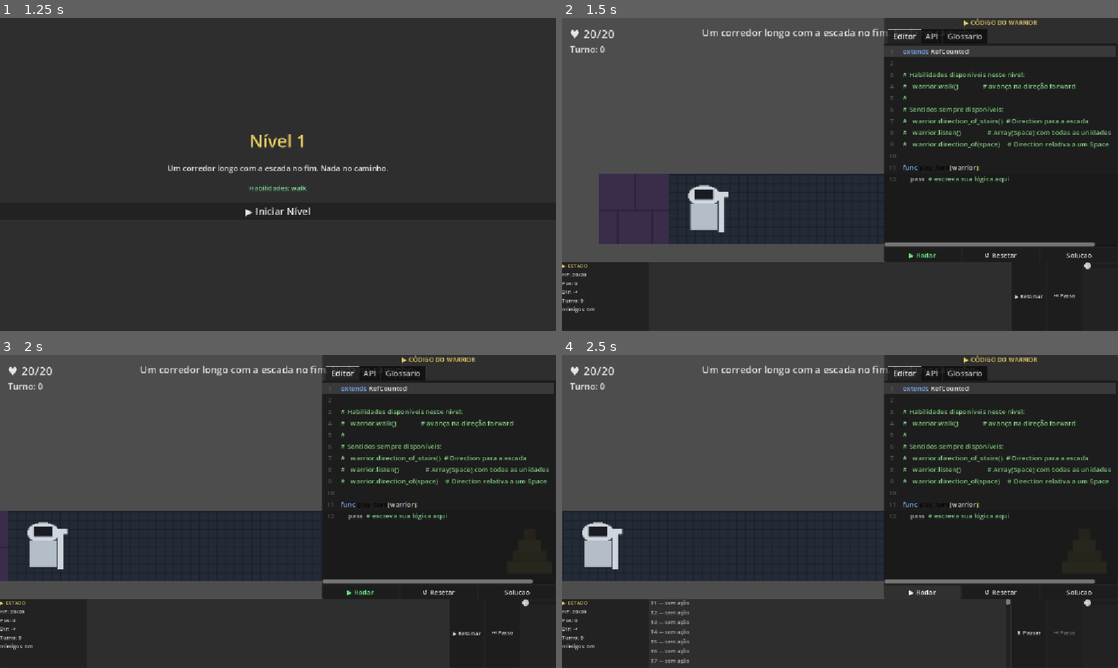
Above: before the commit, frames 1-4 (two rows, left to right).
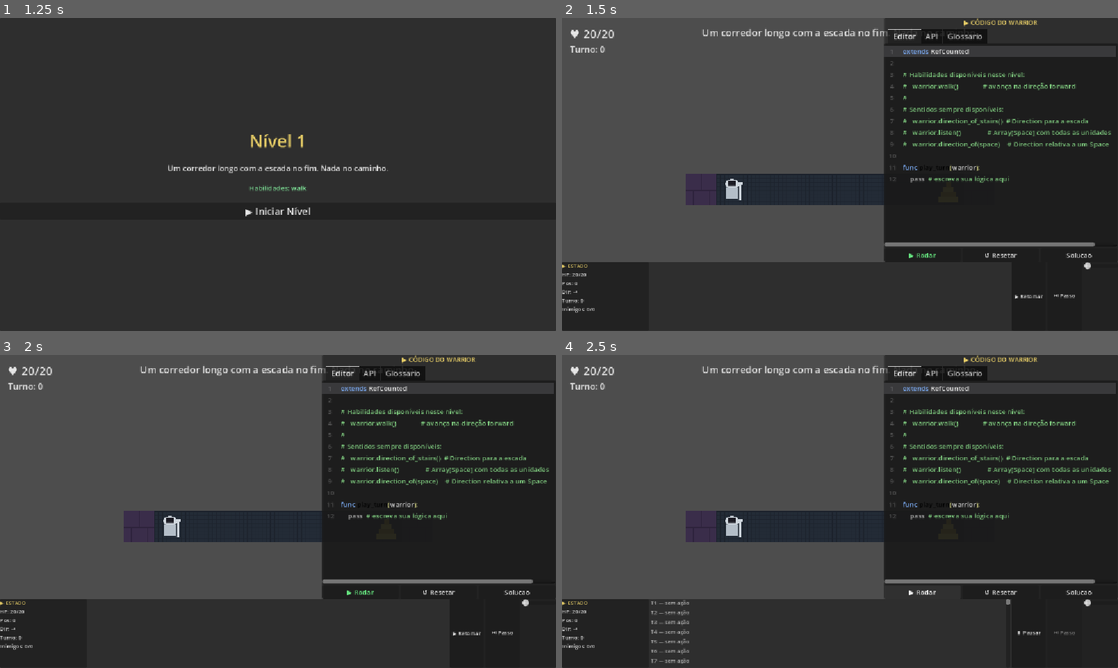
Above: after the commit, the same moments.

Repository: navegar-sistemas/dojo
Game: Godot game, scene res://scenes/main_menu.tscn
Two runs of this game, one before a commit and one after it. Both use one fixed random seed, a clock stepped at 60 frames per second and the inputs below.
Inputs:
- Up to frame 1 (1.25 s): click "▶ Iniciar" at 0.5 s
- Up to frame 2 (1.5 s): click "▶ Iniciar Nível" at 1.25 s
- Up to frame 3 (2 s): no input
- Up to frame 4 (2.5 s): click "▶ Rodar" at 2 s

Frame 1 is identical in both runs. In frame 2, 8.6% of the frame differs, in the area x 6-58%, y 49-73%; in frame 3, 9.7%; in frame 4, 9.7%, in the area x 0-58%, y 49-73%.

Commit message:
feat(011): CameraFollowController — câmera fluida com dead-zone, lookahead e modo estático
- camera_follow_controller.gd (novo): trilha warrior por frame (_process) com dead-zone (32px), lookahead com histerese (96px lead, 32px threshold para inversão), suavização por lerp e limites Camera2D para clamp automático; zoom sempre 1:1; modo estático-centrado quando nível ≤ viewport
- dungeon_view.gd: remove _fit_camera e snap pós-animação; cria e gerencia CameraFollowController em _ready/_init_camera
- test/presentation/test_camera_follow_controller.gd (novo): 13 testes GUT cobrindo T-110 a T-113 (acompanhamento, dead-zone, histerese, zoom 1:1, limites, modo estático)
178/178 verde, zero warnings

Diff:
--- /dev/null
+++ b/godot/42warrior/src/presentation/camera_follow_controller.gd
@@ -0,0 +1,77 @@
+class_name CameraFollowController
+extends Node
+
+## Dead-zone half-width in pixels: camera doesn't scroll while warrior is within this distance.
+@export var dead_zone_half_w: float = 32.0
+## How far (px) the camera leads in the direction of movement.
+@export var lookahead_px: float = 96.0
+## Warrior must move this far (px) in the opposite direction before lookahead side flips.
+@export var hysteresis_px: float = 32.0
+## Camera lerp speed toward desired position (higher = snappier follow).
+@export var smooth_speed: float = 6.0
+
+## Exposed for tests: warrior position tracked last frame.
+var target_position: Vector2 = Vector2.ZERO
+## Exposed for tests: current committed lookahead direction (-1, 0 or +1).
+var current_lookahead_dir: float = 0.0
+
+var _camera: Camera2D
+var _get_warrior_pos: Callable
+var _static_mode: bool = true
+var _lookahead_dir: float = 0.0
+var _anchor_x: float = 0.0
+
+
+func initialize(
+	camera: Camera2D, level_width_px: float, viewport_size: Vector2, get_warrior_pos: Callable
+) -> void:
+	_camera = camera
+	_get_warrior_pos = get_warrior_pos
+	_static_mode = level_width_px <= viewport_size.x
+
+	camera.zoom = Vector2.ONE
+	camera.position_smoothing_enabled = false
+	camera.limit_left = 0
+	camera.limit_right = int(level_width_px)
+	camera.limit_top = -int(viewport_size.y)
+	camera.limit_bottom = int(viewport_size.y)
+
+	var initial_x: float
+	if _static_mode:
+		initial_x = level_width_px * 0.5
+	else:
+		var wp: Vector2 = get_warrior_pos.call()
+		initial_x = wp.x
+
+	camera.global_position = Vector2(initial_x, 0.0)
+	target_position = camera.global_position
+	_anchor_x = initial_x
+	_lookahead_dir = 0.0
+	current_lookahead_dir = 0.0
+
+
+func _process(delta: float) -> void:
+	if _camera == null or _static_mode:
+		return
+	var warrior_pos: Vector2 = _get_warrior_pos.call()
+	if warrior_pos == Vector2.ZERO:
+		return
+	_follow(warrior_pos, delta)
+
+
+func _follow(warrior_pos: Vector2, delta: float) -> void:
+	target_position = warrior_pos
+
+	var dx := warrior_pos.x - _anchor_x
+	if absf(dx) > hysteresis_px:
+		_lookahead_dir = signf(dx)
+		_anchor_x = warrior_pos.x
+	current_lookahead_dir = _lookahead_dir
+
+	var cam_x := _camera.global_position.x
+	var warrior_dist := warrior_pos.x - cam_x
+
+	if absf(warrior_dist) > dead_zone_half_w:
+		var target_x := warrior_pos.x + _lookahead_dir * lookahead_px
+		var new_x := lerpf(cam_x, target_x, minf(1.0, delta * smooth_speed))
+		_camera.global_position = Vector2(new_x, 0.0)
--- a/godot/42warrior/src/presentation/dungeon_view.gd
+++ b/godot/42warrior/src/presentation/dungeon_view.gd
@@ -9,6 +9,7 @@
 var _floor_source_id := 0
 var _wall_source_id := 1
 var _pending_state: LevelState
+var _cam_controller: CameraFollowController
 
 @onready var _floor_layer: TileMapLayer = $Floor
 @onready var _entities: EntitySpriteRegistry = $Entities
@@ -17,15 +18,15 @@
 
 func _ready() -> void:
 	_setup_tiles()
-	_camera.position_smoothing_enabled = true
-	_camera.position_smoothing_speed = 5.0
 	_entities.all_done.connect(_on_animations_done)
+	_cam_controller = CameraFollowController.new()
+	add_child(_cam_controller)
 
 
 func refresh_level(state: LevelState) -> void:
 	_update_floor(state)
 	_entities.update_from_state(state, _floor_layer)
-	_fit_camera(state)
+	_init_camera(state)
 
 
 func on_turn_result(result: TurnResult, state: LevelState) -> void:
@@ -36,8 +37,13 @@
 func _on_animations_done() -> void:
 	if _pending_state != null:
 		_entities.update_from_state(_pending_state, _floor_layer)
-		_camera.global_position = _entities.warrior_global_position()
 	animations_finished.emit()
+
+
+func _init_camera(state: LevelState) -> void:
+	var level_w := float(state.width() * TILE_SIZE)
+	var vp_size := get_viewport_rect().size
+	_cam_controller.initialize(_camera, level_w, vp_size, _entities.warrior_global_position)
 
 
 func _update_floor(state: LevelState) -> void:
@@ -47,18 +53,6 @@
 		_floor_layer.set_cell(Vector2i(col, 0), _floor_source_id, ATLAS_COORD)
 	_floor_layer.set_cell(Vector2i(-1, 0), _wall_source_id, ATLAS_COORD)
 	_floor_layer.set_cell(Vector2i(width, 0), _wall_source_id, ATLAS_COORD)
-
-
-func _fit_camera(state: LevelState) -> void:
-	var dungeon_w := state.width() * TILE_SIZE
-	var viewport_w := get_viewport_rect().size.x
-	if dungeon_w <= viewport_w:
-		var zoom := viewport_w / float(dungeon_w)
-		_camera.zoom = Vector2(zoom, zoom)
-		_camera.global_position = Vector2(dungeon_w * 0.5, 0.0)
-	else:
-		_camera.zoom = Vector2.ONE
-		_camera.global_position = _entities.warrior_global_position()
 
 
 func _setup_tiles() -> void:
--- /dev/null
+++ b/godot/42warrior/test/presentation/test_camera_follow_controller.gd
@@ -0,0 +1,183 @@
+extends GutTest
+## Cobre CameraFollowController: acompanhamento por frame, dead-zone, lookahead
+## com histerese, limites de Camera2D e modo estático-centrado.
+
+const VIEWPORT := Vector2(1280.0, 720.0)
+const LEVEL_W_LARGE := 2000.0  # maior que viewport → modo dinâmico
+const LEVEL_W_SMALL := 800.0  # cabe no viewport → modo estático
+const DELTA := 1.0  # forçar lerp total (delta * smooth_speed = 1.0 * 1.0)
+
+var _ctrl: CameraFollowController
+var _cam: Camera2D
+var _warrior_pos: Vector2
+
+
+func before_each() -> void:
+	_warrior_pos = Vector2.ZERO
+	_cam = Camera2D.new()
+	add_child(_cam)
+	_ctrl = CameraFollowController.new()
+	_ctrl.smooth_speed = 1.0
+	_ctrl.dead_zone_half_w = 32.0
+	_ctrl.lookahead_px = 96.0
+	_ctrl.hysteresis_px = 32.0
+	add_child(_ctrl)
+
+
+func after_each() -> void:
+	remove_child(_ctrl)
+	_ctrl.free()
+	remove_child(_cam)
+	_cam.free()
+
+
+func _get_pos() -> Vector2:
+	return _warrior_pos
+
+
+# ── T-110: acompanhamento contínuo por frame ──────────────────────────────────
+
+
+func test_target_position_reflete_warrior_apos_follow() -> void:
+	_warrior_pos = Vector2(100.0, 0.0)
+	_ctrl.initialize(_cam, LEVEL_W_LARGE, VIEWPORT, _get_pos)
+	_warrior_pos = Vector2(200.0, 0.0)
+	_ctrl._follow(_warrior_pos, DELTA)
+	assert_eq(_ctrl.target_position.x, 200.0, "target_position deve acompanhar o sprite")
+
+
+func test_camera_move_quando_warrior_sai_da_dead_zone() -> void:
+	_warrior_pos = Vector2(100.0, 0.0)
+	_ctrl.initialize(_cam, LEVEL_W_LARGE, VIEWPORT, _get_pos)
+	var cam_x_antes := _cam.global_position.x
+	# Deslocar warrior além da dead_zone (>32px)
+	_warrior_pos = Vector2(cam_x_antes + 80.0, 0.0)
+	_ctrl._follow(_warrior_pos, DELTA)
+	assert_gt(
+		_cam.global_position.x, cam_x_antes, "câmera deve se mover quando warrior sai da dead-zone"
+	)
+
+
+func test_camera_nao_move_dentro_da_dead_zone() -> void:
+	_warrior_pos = Vector2(500.0, 0.0)
+	_ctrl.initialize(_cam, LEVEL_W_LARGE, VIEWPORT, _get_pos)
+	var cam_x_antes := _cam.global_position.x
+	# Deslocar warrior dentro da dead_zone (<32px)
+	_warrior_pos = Vector2(cam_x_antes + 10.0, 0.0)
+	_ctrl._follow(_warrior_pos, DELTA)
+	assert_almost_eq(
+		_cam.global_position.x,
+		cam_x_antes,
+		0.01,
+		"câmera não deve se mover enquanto warrior está na dead-zone"
+	)
+
+
+# ── T-111: lookahead com histerese ───────────────────────────────────────────
+
+
+func test_lookahead_dir_positivo_apos_deslocamento_acima_de_histerese() -> void:
+	_warrior_pos = Vector2(300.0, 0.0)
+	_ctrl.initialize(_cam, LEVEL_W_LARGE, VIEWPORT, _get_pos)
+	_warrior_pos = Vector2(300.0 + 50.0, 0.0)
+	_ctrl._follow(_warrior_pos, DELTA)
+	assert_eq(_ctrl.current_lookahead_dir, 1.0, "lookahead deve apontar para direita")
+
+
+func test_lookahead_dir_nao_muda_abaixo_de_histerese() -> void:
+	_warrior_pos = Vector2(300.0, 0.0)
+	_ctrl.initialize(_cam, LEVEL_W_LARGE, VIEWPORT, _get_pos)
+	_warrior_pos = Vector2(300.0 + 50.0, 0.0)
+	_ctrl._follow(_warrior_pos, DELTA)
+	# Inverter menos que a histerese — direção não deve mudar
+	_warrior_pos = Vector2(300.0 + 50.0 - 20.0, 0.0)
+	_ctrl._follow(_warrior_pos, DELTA)
+	assert_eq(
+		_ctrl.current_lookahead_dir,
+		1.0,
+		"lookahead não deve inverter com deslocamento abaixo de hysteresis_px"
+	)
+
+
+func test_lookahead_dir_inverte_apos_deslocamento_suficiente() -> void:
+	_warrior_pos = Vector2(300.0, 0.0)
+	_ctrl.initialize(_cam, LEVEL_W_LARGE, VIEWPORT, _get_pos)
+	_warrior_pos = Vector2(300.0 + 50.0, 0.0)
+	_ctrl._follow(_warrior_pos, DELTA)
+	# Inverter com mais de hysteresis_px (32px)
+	_warrior_pos = Vector2(300.0 + 50.0 - 50.0, 0.0)
+	_ctrl._follow(_warrior_pos, DELTA)
+	assert_eq(
+		_ctrl.current_lookahead_dir,
+		-1.0,
+		"lookahead deve inverter após deslocamento maior que hysteresis_px"
+	)
+
+
+# ── T-112: zoom 1:1 e limites da Camera2D ────────────────────────────────────
+
+
+func test_zoom_e_1_a_1_em_nivel_grande() -> void:
+	_warrior_pos = Vector2(100.0, 0.0)
+	_ctrl.initialize(_cam, LEVEL_W_LARGE, VIEWPORT, _get_pos)
+	assert_eq(_cam.zoom, Vector2.ONE, "zoom deve ser 1:1 constante")
+
+
+func test_zoom_e_1_a_1_em_nivel_pequeno() -> void:
+	_warrior_pos = Vector2(100.0, 0.0)
+	_ctrl.initialize(_cam, LEVEL_W_SMALL, VIEWPORT, _get_pos)
+	assert_eq(_cam.zoom, Vector2.ONE, "zoom 1:1 também no nível pequeno")
+
+
+func test_limit_right_configurado_com_largura_do_nivel() -> void:
+	_warrior_pos = Vector2(100.0, 0.0)
+	_ctrl.initialize(_cam, LEVEL_W_LARGE, VIEWPORT, _get_pos)
+	assert_eq(_cam.limit_right, int(LEVEL_W_LARGE), "limit_right deve igualar a largura do nível")
+
+
+func test_limit_left_e_zero() -> void:
+	_warrior_pos = Vector2(100.0, 0.0)
+	_ctrl.initialize(_cam, LEVEL_W_LARGE, VIEWPORT, _get_pos)
+	assert_eq(_cam.limit_left, 0, "limit_left deve ser 0")
+
+
+# ── T-113: modo estático para nível que cabe no viewport ─────────────────────
+
+
+func test_modo_estatico_centra_camera_no_nivel() -> void:
+	_warrior_pos = Vector2(100.0, 0.0)
+	_ctrl.initialize(_cam, LEVEL_W_SMALL, VIEWPORT, _get_pos)
+	assert_almost_eq(
+		_cam.global_position.x,
+		LEVEL_W_SMALL * 0.5,
+		0.01,
+		"câmera deve ser centralizada no nível em modo estático"
+	)
+
+
+func test_camera_nao_segue_warrior_em_modo_estatico() -> void:
+	_warrior_pos = Vector2(100.0, 0.0)
+	_ctrl.initialize(_cam, LEVEL_W_SMALL, VIEWPORT, _get_pos)
+	var cam_x := _cam.global_position.x
+	# Atualizar posição e acionar _process (que tem o guard de _static_mode)
+	_warrior_pos = Vector2(600.0, 0.0)
+	_ctrl._process(DELTA)
+	assert_almost_eq(
+		_cam.global_position.x,
+		cam_x,
+		0.01,
+		"câmera deve permanecer estática quando nível cabe no viewport"
+	)
+
+
+func test_modo_dinamico_ativo_em_nivel_maior_que_viewport() -> void:
+	_warrior_pos = Vector2(100.0, 0.0)
+	_ctrl.initialize(_cam, LEVEL_W_LARGE, VIEWPORT, _get_pos)
+	var cam_x_antes := _cam.global_position.x
+	_warrior_pos = Vector2(cam_x_antes + 100.0, 0.0)
+	_ctrl._process(DELTA)
+	assert_gt(
+		_cam.global_position.x,
+		cam_x_antes,
+		"câmera deve seguir warrior quando nível excede o viewport"
+	)
Not shown, added: godot/42warrior/src/presentation/camera_follow_controller.gd.uid
Not shown, added: godot/42warrior/test/presentation/test_camera_follow_controller.gd.uid
